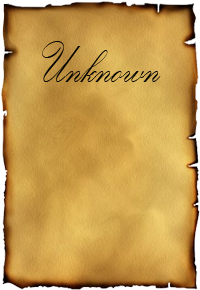
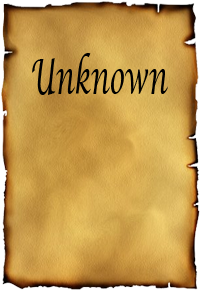
Two versions of the same layered image (200x290). Layer-by-layer changes:
painted on "Name" over (x1=32, y1=41, x2=168, y2=95)
